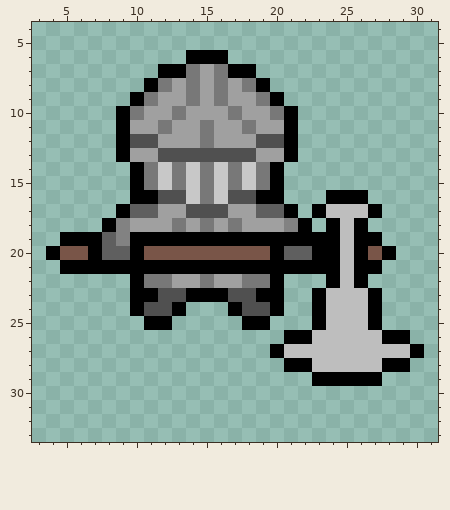
Edited in one commit: pixel-art sprite (assets/entities/wrath/sprites/wrath_down_attack1.png). The picture above is the old version.
The file is 32x40 pixels. Colours within 5 levels of each other are drawn and written as one. Shown: x 3..31, y 4..33.
Once edited:
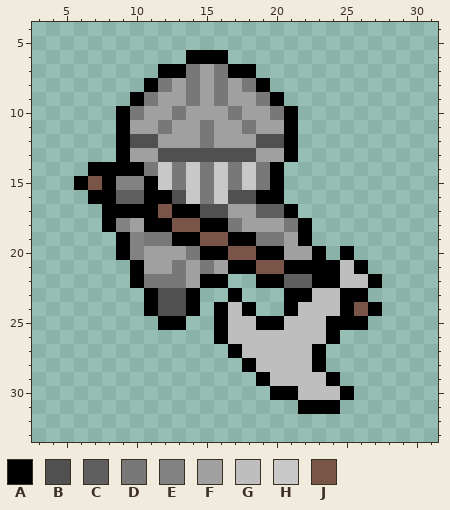
Palette (. is transparent): A #000000  B #505050  C #5f5f5f  D #787878  E #828282  F #a0a0a0  G #bebebe  H #c8c8c8  J #795548
From old to new:
y 14: x 7..9 ... -> AAA
y 15: x 6..11 ....AD -> AJAEEA
y 16: x 7..10 ...A -> AACC; x 12 B -> A; x 24..26 AAA -> ...
y 17: x 8 . -> A; x 10..14 CCFFB -> AAJAA; x 23..27 AGGGA -> .....
y 18: x 11..16 FFDFDF -> AAJJAA; x 21 E -> D; x 24..26 AGA -> ...
y 19: x 5..12 AAACEAAA -> ....AEDD; x 15..16 AA -> JJ; x 19..21 AAA -> DDF; x 23..27 AAGAA -> .....
y 20: x 4..16 AJJACCAJJJJJJ -> .....AEFFFDAA; x 19 J -> A; x 21..22 CC -> FF; x 24..28 AGAJA -> .A...
y 21: x 5..9 AAAAA -> .....; x 11..16 AAAAAA -> FFDFDF; x 19..20 AA -> JJ; x 27 A -> .
y 22: x 13 F -> D; x 15..19 DFFDD -> AA..A; x 21..23 ... -> CCA; x 26..27 A. -> GA
y 23: x 10 A -> .; x 15..23 AABBAA..A -> ..A...AAG; x 25..27 GGA -> AA.
y 24: x 10..11 AB -> .A; x 13..14 A. -> BA; x 16..23 .ABBA..A -> AGA..AGG; x 25..26 GG -> AJ
y 25: x 11 A -> .; x 13 . -> A; x 16..18 ..A -> AGG; x 20..27 ...AGGGA -> AGGGAAA.
y 26: x 16..22 .....AA -> AGGGGGG; x 24..29 GGGGAA -> A.....
y 27: x 17..20 ...A -> AGGG; x 23..30 GGGGGGGA -> A.......
y 28: x 18..29 ...AAGGGGGAA -> AGGGGA......
y 29: x 19..23 ....A -> AGGGG; x 25..27 AAA -> ...
y 30: x 20..25 ...... -> AAGGGA
y 31: x 22..24 ... -> AAA
Boxes around the changes in both pictures, in picture pixels (x1, y1, x2, y2):
changed: (46, 162, 424, 414)
